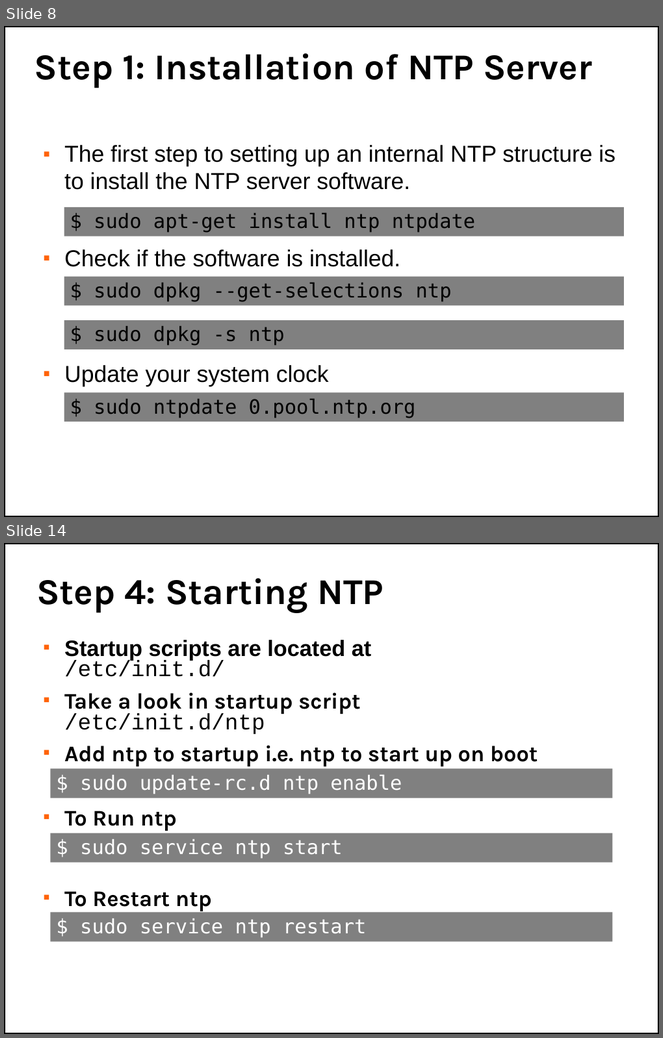
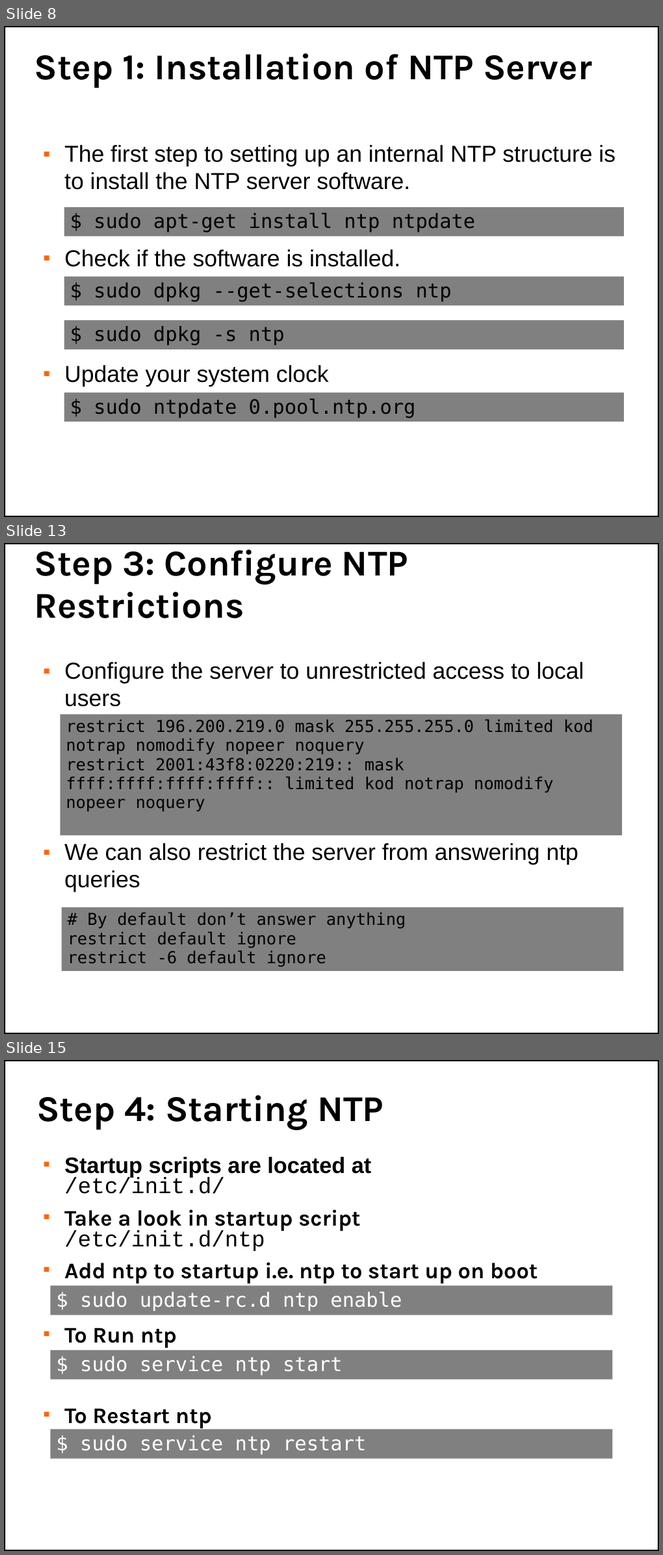
Before and after one commit to afnog/afnog.github.io, a slide deck: sse/ntp/ntp-service.pptx. Shown one above the other, each under a label of ours: slides 8 and 14 before the commit, slides 8, 13 and 15 after it; the slides between them are not shown. The pictures are 663x1038 and 663x1555 pixels, drawn with LibreOffice and Linux fonts; fonts in the diff are those of the drawing; background and template pictures are left out. Boxes give left, top, right and bottom in pixels: in the first picture for what was removed or moved away, otherwise in the second. Text is boxed around its words. In the diff, an @@ line names an element or a change of style, - is before the commit and + after.

```diff
--- a/sse/ntp/ntp-service.pptx
+++ b/sse/ntp/ntp-service.pptx
@@ slide 13 added at (x1=4, y1=543, x2=659, y2=1034), background picture (left out); not listed: 1 template element that a slide beside it also shows @@
@@ text added at (x1=35, y1=543, x2=408, y2=618), 44 pt, text #000000, bold @@
+Step 3: Configure NTP Restrictions
@@ text added at (x1=64, y1=662, x2=584, y2=892), 28 pt, text #000000 @@
+■ Configure the server to unrestricted access to local users
+■ We can also restrict the server from answering ntp queries
@@ rectangle added at (x1=60, y1=714, x2=622, y2=835), fill #808080, 20 pt, text #000000 @@
+restrict 196.200.219.0 mask 255.255.255.0 limited kod notrap nomodify nopeer noquery
+restrict 2001:43f8:0220:219:: mask ffff:ffff:ffff:ffff:: limited kod notrap nomodify nopeer noquery
@@ rectangle added at (x1=62, y1=908, x2=624, y2=971), fill #808080, 20 pt, text #000000 @@
+# By default don’t answer anything
+restrict default ignore
+restrict -6 default ignore
@@ what was slide 14 is now slide 15 @@
```
Also in this commit, not shown: 6 slides changed, 1 other file.
